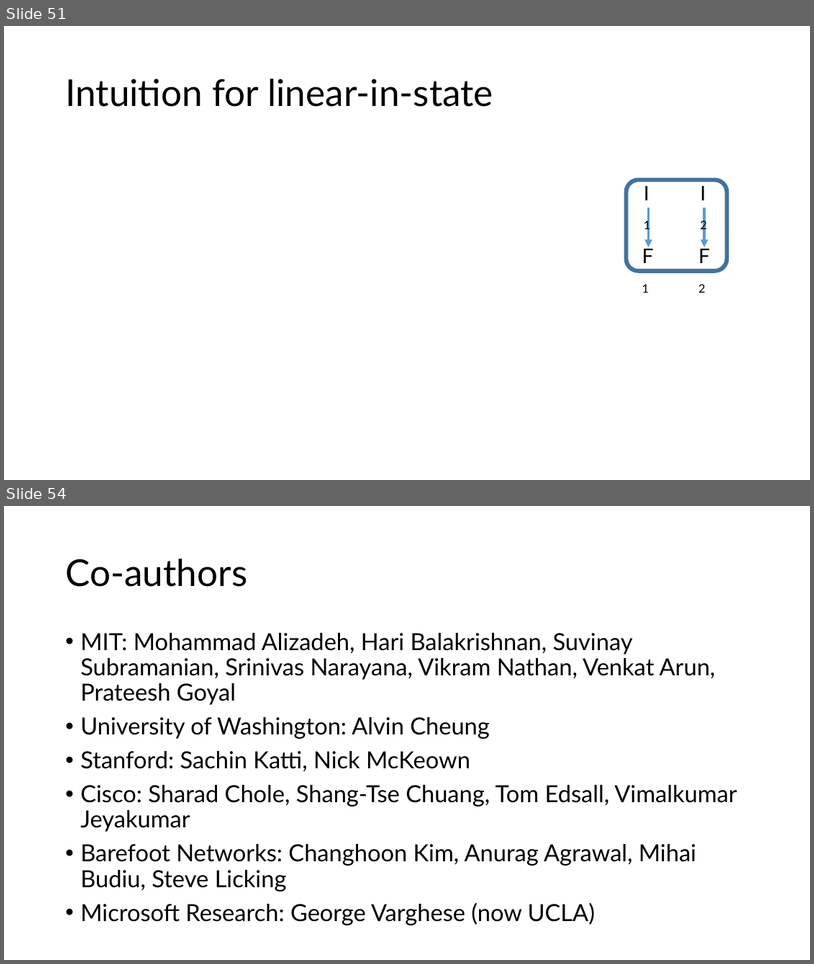
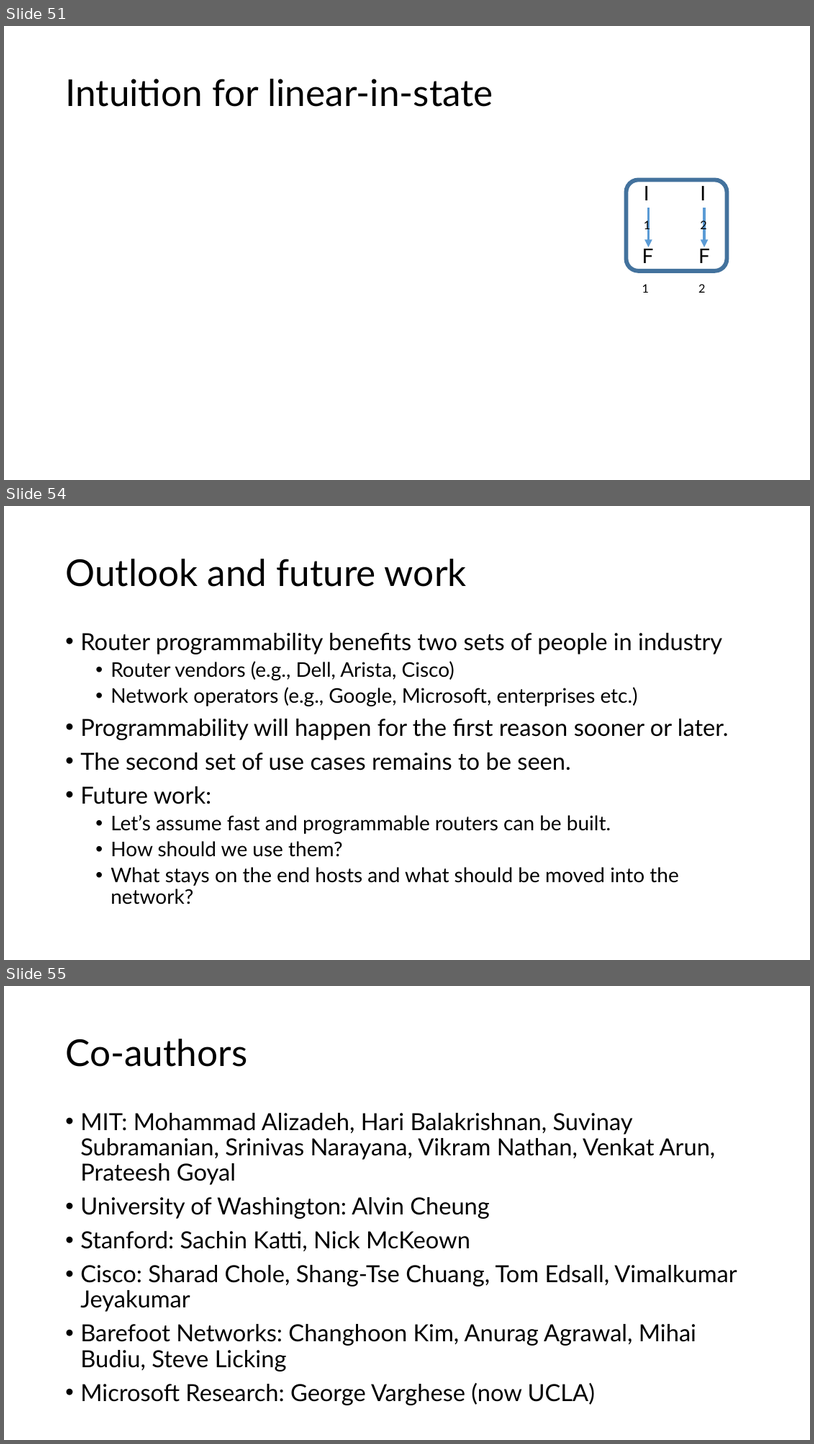
Before and after one commit to anirudhSK/pifo-domino-marple-ppts, a slide deck: uw_talk.pptx. Shown one above the other, each under a label of ours: slides 51 and 54 before the commit, slides 51, 54 and 55 after it; the slides between them are not shown. The pictures are 814x964 and 814x1444 pixels, drawn with LibreOffice and Linux fonts; fonts in the diff are those of the drawing; grey boxes stand for pictures. Boxes give left, top, right and bottom in pixels: in the first picture for what was removed or moved away, otherwise in the second. Text is boxed around its words. In the diff, an @@ line names an element or a change of style, - is before the commit and + after.

```diff
--- a/uw_talk.pptx
+++ b/uw_talk.pptx
@@ slide 54 added at bbox=[4, 506, 810, 960], background #FFFFFF @@
@@ title added at bbox=[65, 559, 467, 587], 44 pt, text #000000 @@
+Outlook and future work
@@ text added at bbox=[80, 633, 729, 904], 24 pt, text #000000 @@
+• Router programmability benefits two sets of people in industry
+  • Router vendors (e.g., Dell, Arista, Cisco)
+  • Network operators (e.g., Google, Microsoft, enterprises etc.)
+• Programmability will happen for the first reason sooner or later.
+• The second set of use cases remains to be seen.
+• Future work:
+  • Let’s assume fast and programmable routers can be built.
+  • How should we use them?
+  • What stays on the end hosts and what should be moved into the network?
@@ what was slide 54 is now slide 55 @@
```
Also in this commit, not shown: 14 slides changed.
